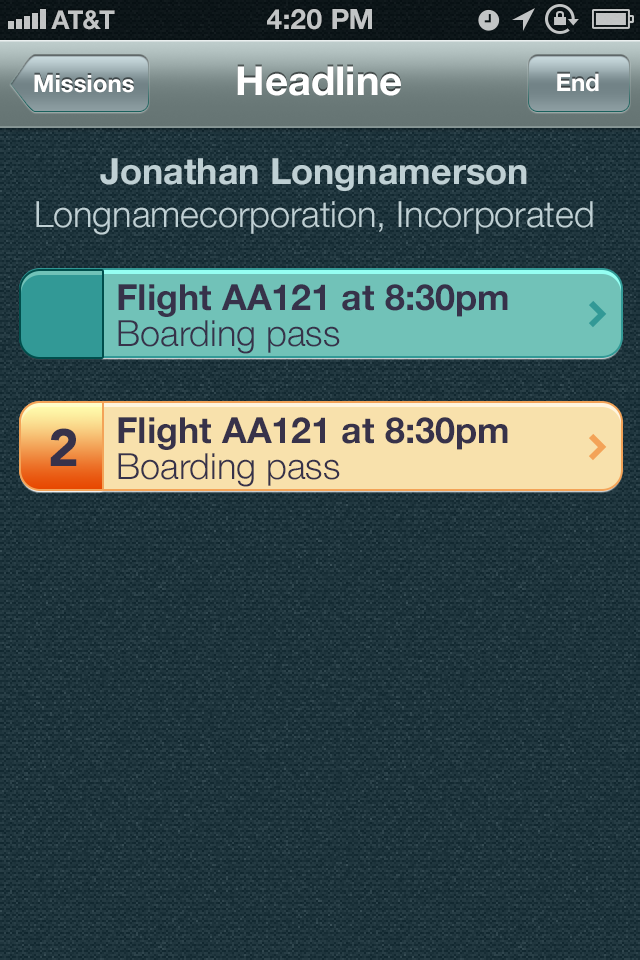
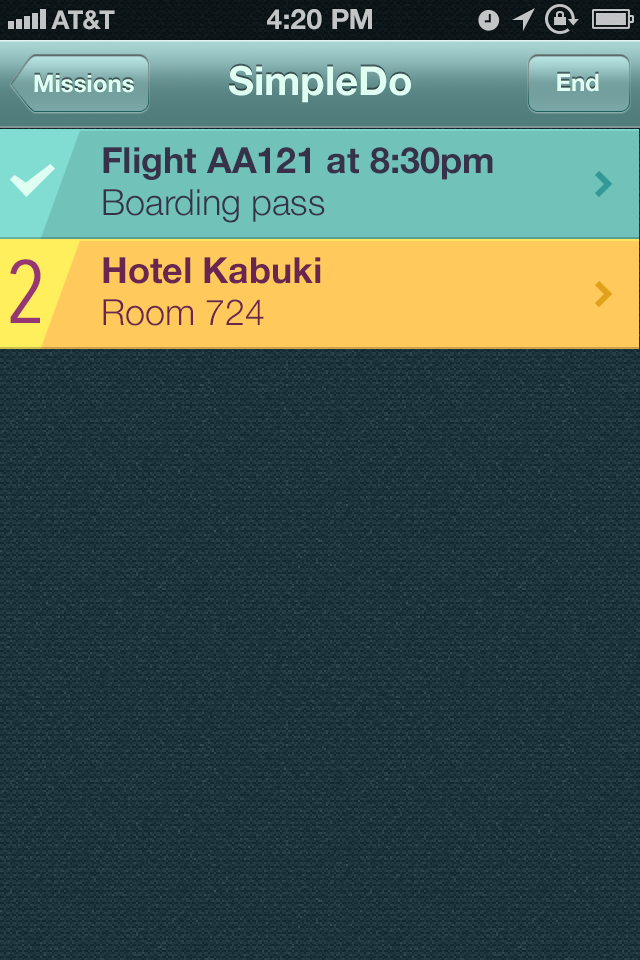
Two versions of the same layered image (640x960). Layer-by-layer changes:
hid group "taskRow@2x.png copy" (5 layers) over <box>21,403,621,489</box>
added group "taskRowCompleteNorm@2x.png" with 6 layers above "taskRowIncompleteNorm@2x.png" over <box>0,129,639,239</box>
added layer "Label copy" (2nd of 5, in "taskRowCompleteNorm@2x.png") in group "taskRowCompleteNorm@2x.png" over <box>103,147,493,223</box>
added layer "Rectangle 1 copy" (1st of 4, in "taskRowCompleteNorm@2x.png") in group "taskRowCompleteNorm@2x.png" over <box>40,129,639,239</box>
added layer "Rectangle 1" (1st of 4, in "taskRowCompleteNorm@2x.png") in group "taskRowCompleteNorm@2x.png" over <box>0,129,639,239</box>
added group "taskRowIncompleteNorm@2x.png" with 5 layers above "taskRow@2x.png copy 3" over <box>0,239,639,349</box>
added layer "Rectangle 1 copy" (2nd of 4, in "taskRowIncompleteNorm@2x.png") in group "taskRowIncompleteNorm@2x.png" over <box>40,239,639,349</box>
added layer "Rectangle 1" (2nd of 4, in "taskRowIncompleteNorm@2x.png") in group "taskRowIncompleteNorm@2x.png" over <box>0,239,639,349</box>
added group "taskRow@2x.png copy 3" with 5 layers above "taskRow@2x.png" over <box>0,129,639,239</box>
added layer "Rectangle 1 copy" (3rd of 4, in "taskRow@2x.png copy 3") in group "taskRow@2x.png copy 3" over <box>40,129,639,239</box>
added layer "Rectangle 1" (3rd of 4, in "taskRow@2x.png copy 3") in group "taskRow@2x.png copy 3" over <box>0,129,639,239</box>
hid group "taskRow@2x.png" (5 layers) over <box>0,129,639,357</box>
painted on "Label copy" (5th of 5, in "taskRow@2x.png") over <box>103,147,508,354</box>
removed layer "TaskCell" (2nd of 2, in "taskRow@2x.png") from group "taskRow@2x.png" over <box>21,270,621,356</box>
hid "Label" (3rd of 3, in "Menu Bar (Blue)") over <box>36,158,593,235</box>
…and 15 more changes (8 added, 1 moved_by, 3 painted, 1 removed, 1 renamed, 3 stack)
